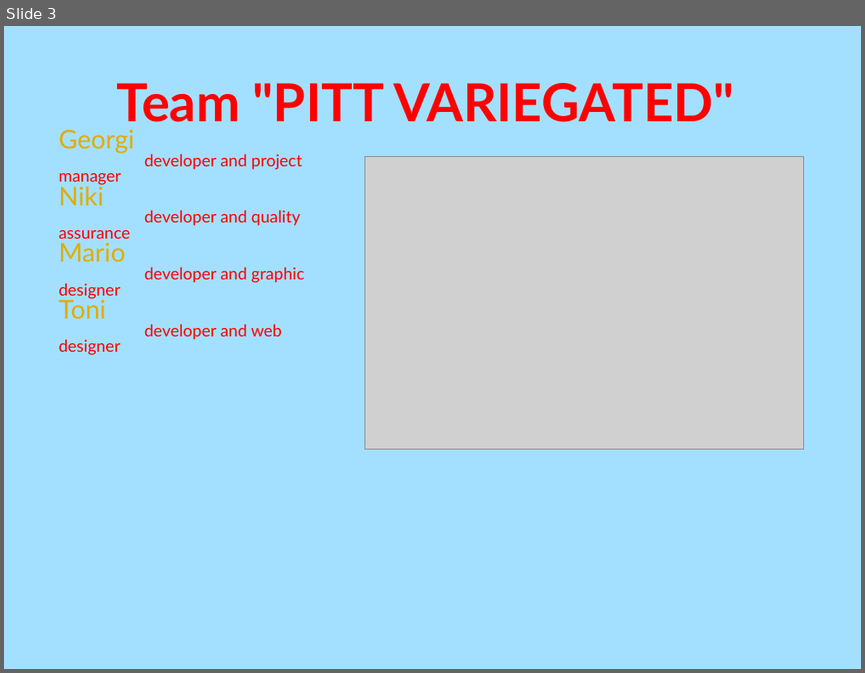
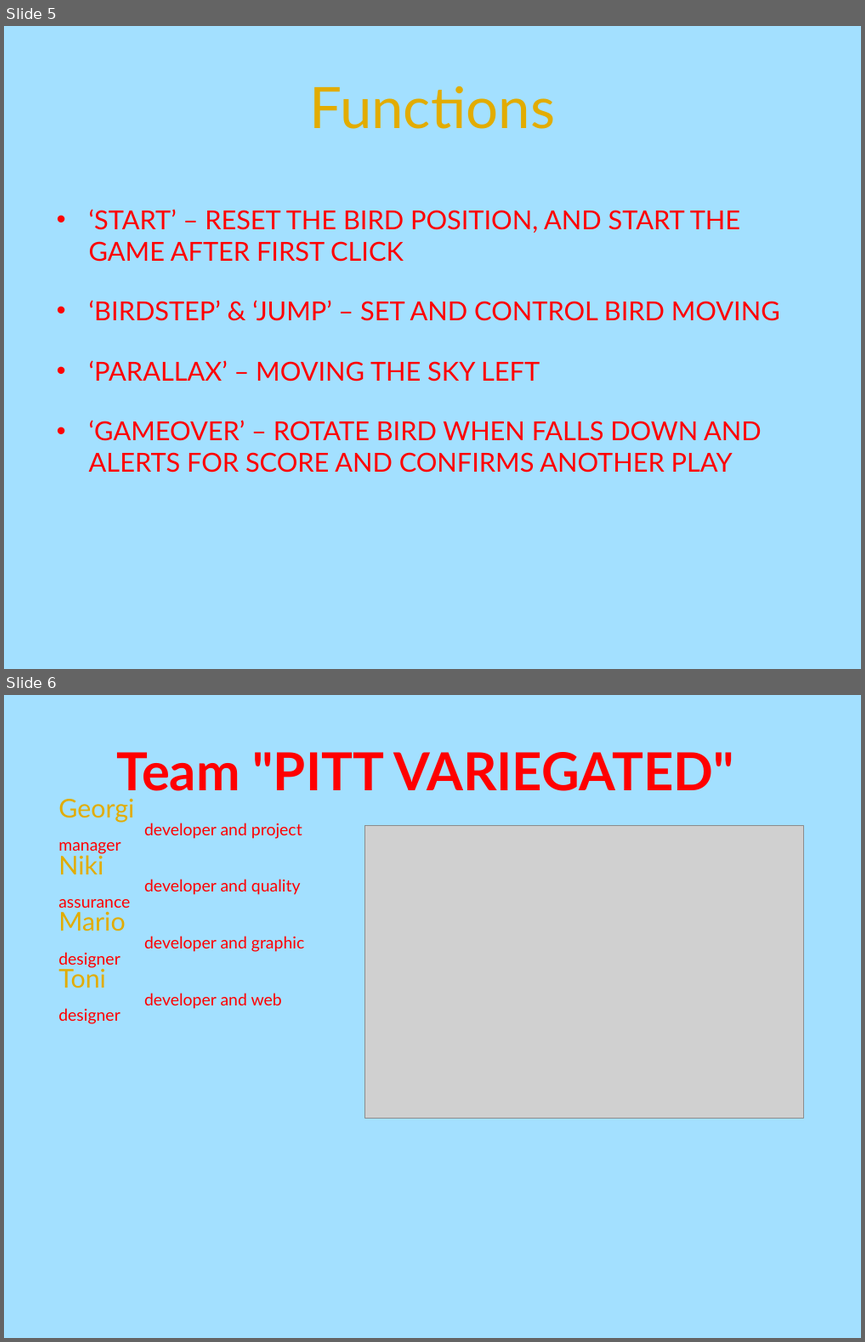
Before and after one commit to Gardax/flappyBird---Javascipt, a slide deck: prezentation.ppt. Shown one above the other, each under a label of ours: slide 3 before the commit, slides 5 and 6 after it. The pictures are 865x673 and 865x1342 pixels, drawn with LibreOffice and Linux fonts; fonts in the diff are those of the drawing; grey boxes stand for pictures; background and template pictures are left out. Boxes give left, top, right and bottom in pixels: in the first picture for what was removed or moved away, otherwise in the second. Text is boxed around its words. In the diff, an @@ line names an element or a change of style, - is before the commit and + after.

Commit message:
alert & confirm, added more slides to ppt

```diff
--- a/prezentation.ppt
+++ b/prezentation.ppt
@@ slide 5 added at bbox=[4, 26, 861, 669], background #A3E0FF @@
@@ title added at bbox=[310, 86, 555, 129], 48 pt, text #E2AC00 @@
+Functions
@@ text added at bbox=[89, 209, 780, 472], 22 pt, text #FF0000 @@
+• ‘START’ – RESET THE BIRD POSITION, AND START THE GAME AFTER FIRST CLICK
+• ‘BIRDSTEP’ & ‘JUMP’ – SET AND CONTROL BIRD MOVING
+• ‘PARALLAX’ – MOVING THE SKY LEFT
+• ‘GAMEOVER’ – ROTATE BIRD WHEN FALLS DOWN AND ALERTS FOR SCORE AND CONFIRMS ANOTHER PLAY
@@ what was slide 3 is now slide 6 @@
```
Also in this commit, not shown: 1 slide changed, 2 other slides added, 1 other file.
